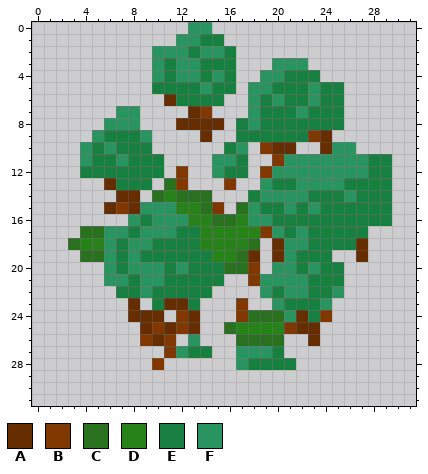
File history of a pixel-art sprite, Images/TileSets/FantasyHex/Tiles/PlainsForest+Hardwood.png. Above is the file before it was changed.
The file is 32x32 pixels. Pixels under 10% opacity are left out.
Palette (. is transparent): A #662d00  B #803800  C #29701f  D #278219  E #178041  F #29945f
The same view after the edit:
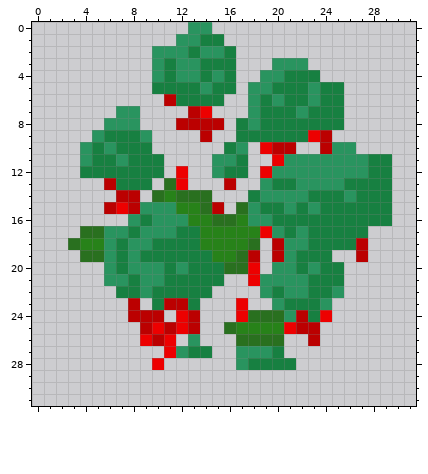
Diff:
colour A: #662d00 -> #bb0000
colour B: #803800 -> #ed0000
y 13: x 16 B -> A
y 15: x 15 B -> A
Changed places in both pictures, as pixel boxes (x1, y1, x2, y2):
changed: (104, 94, 332, 370)
changed: (356, 238, 368, 262)
